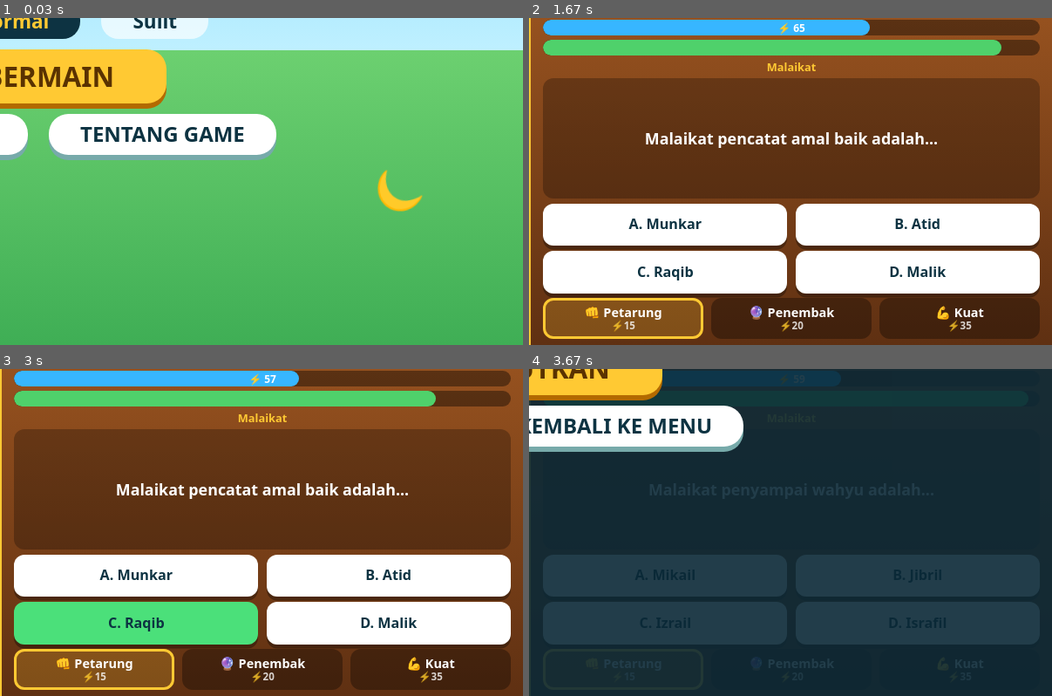
Above: before the commit, frames 1-4 (two rows, left to right).
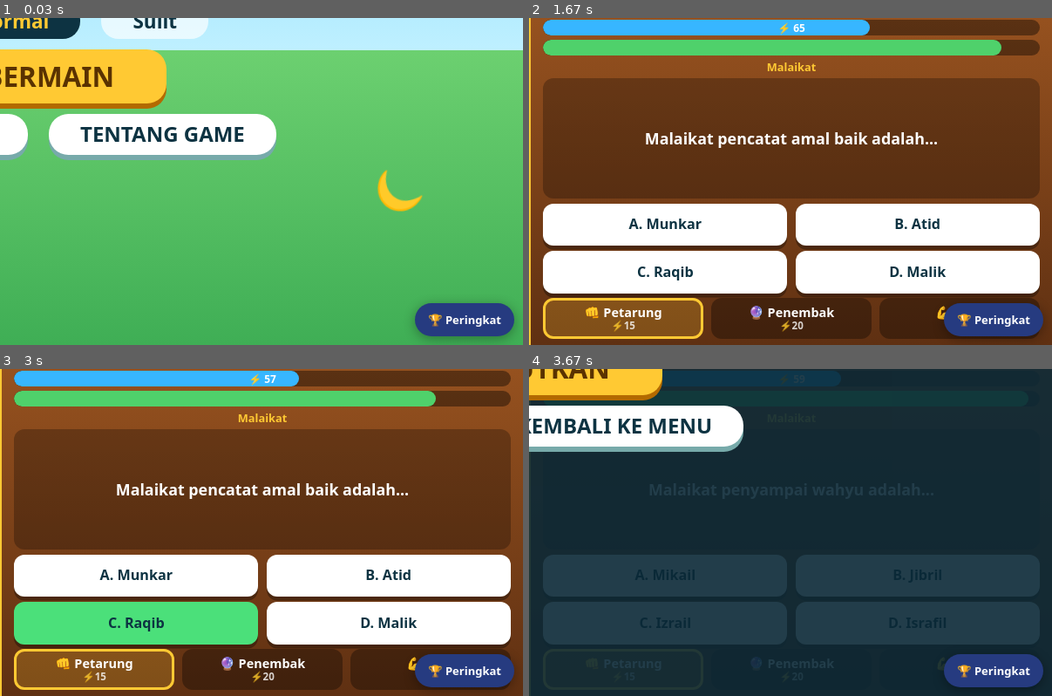
Above: after the commit, the same moments.

Repository: vexelkang-cell/gamepai
Game: browser game, page games/perang-bangunan-pai/index.html
Two runs of this game, one before a commit and one after it. Both use one fixed random seed, a clock stepped at 60 frames per second and the inputs below.
Inputs (mouse positions are % of the whole screen's width and height, from its top left):
- Up to frame 1 (0.03 s): no input
- Up to frame 2 (1.67 s): click "Normal" at 0.27 s; click "MULAI BERMAIN" at 0.52 s; click "D. Muazin" at 1.27 s; tap Enter at 1.52 s
- Up to frame 3 (3 s): click (25, 68) at 2.02 s; click "C. Raqib" at 2.77 s
- Up to frame 4 (3.67 s): click "⏸" at 3.52 s
The pictures show only the part of the screen within x 50-100%, y 50-100%; the shares and areas given below are measured in that part.

The runs differ from the first frame. In frame 1, 2.0% of the frame differs, in the area x 79-99%, y 87-99%; in frame 2, 1.8%; in frame 3, 1.8%; in frame 4, 1.8%.

Commit message:
feat: enable global Android back confirmation across games

Diff:
--- a/games/perang-bangunan-pai/index.html
+++ b/games/perang-bangunan-pai/index.html
@@ -420,4 +420,4 @@
 resize();requestAnimationFrame(loop);
 })();
 </script>
-</body></html>
+<script src="/vexel-leaderboard.js" data-game-id="perang-bangunan-pai" defer></script></body></html>
